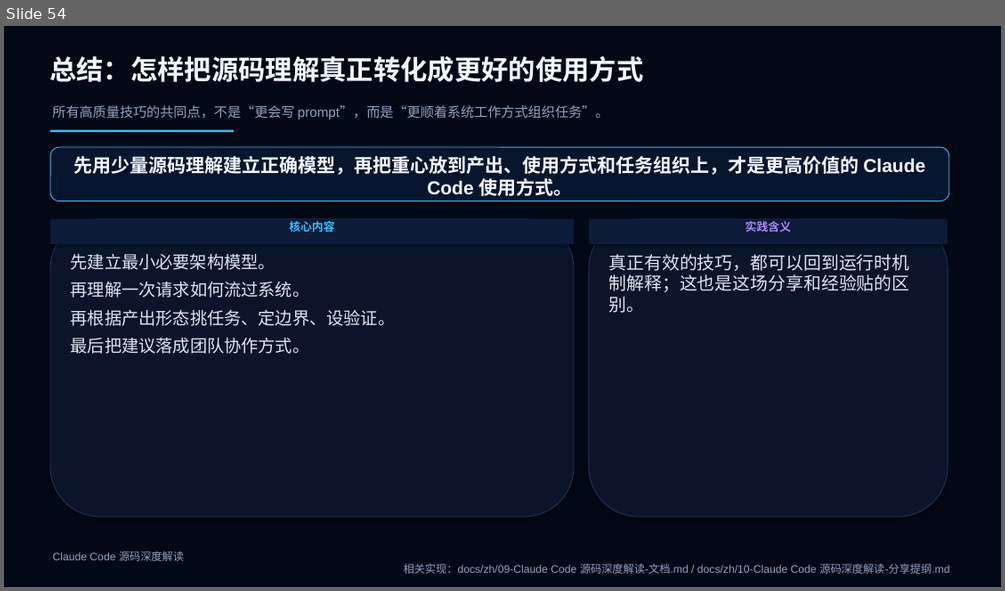
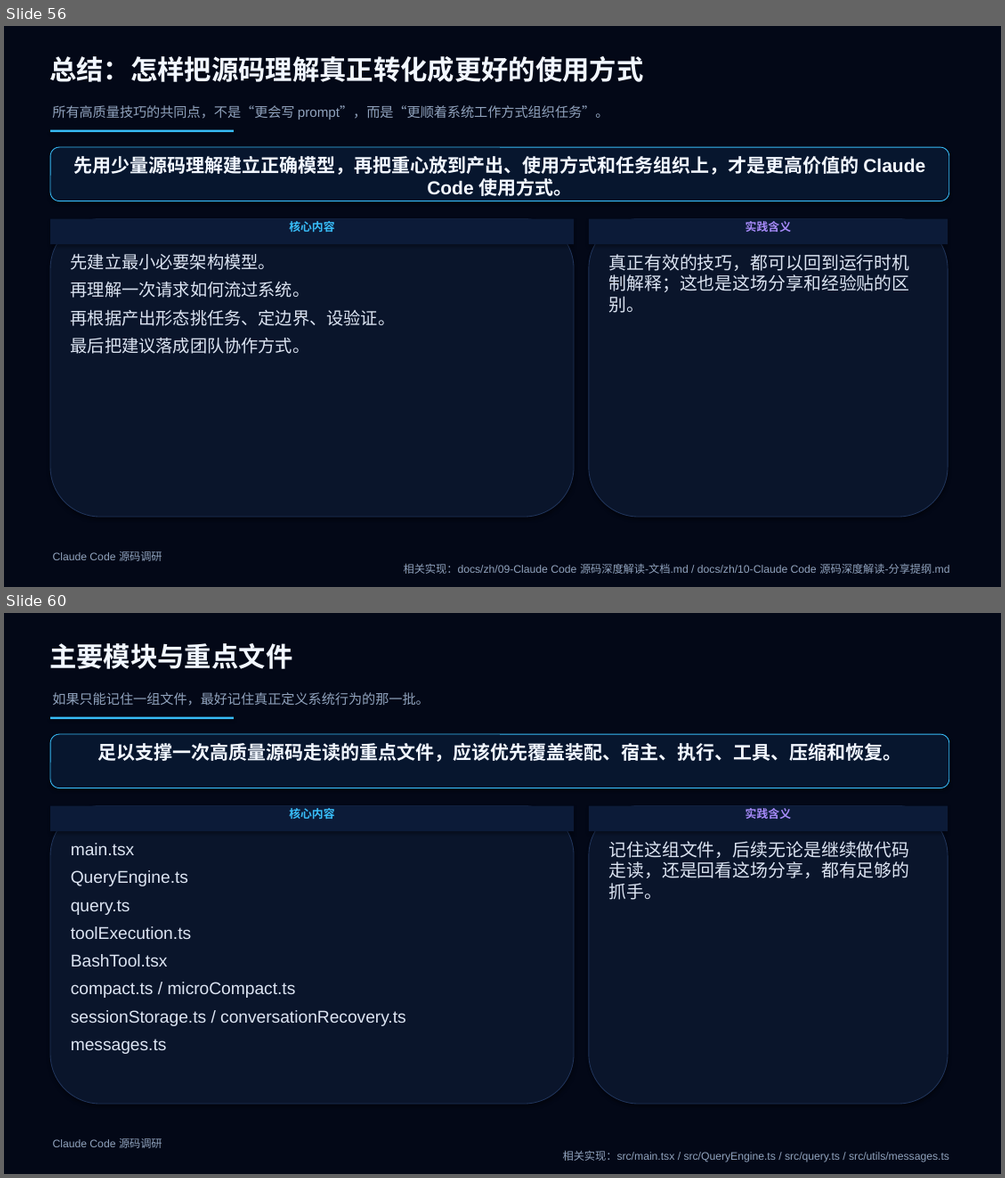
Before and after one commit to boboliu-1010/ccode, a slide deck: docs/zh/10-Claude Code 源码深度解读.pptx. Shown one above the other, each under a label of ours: slide 54 before the commit, slides 56 and 60 after it; the slides between them are not shown. The pictures are 1005x591 and 1005x1178 pixels, drawn with LibreOffice and Linux fonts; fonts in the diff are those of the drawing. Boxes give left, top, right and bottom in pixels: in the first picture for what was removed or moved away, otherwise in the second. Text is boxed around its words. In the diff, an @@ line names an element or a change of style, - is before the commit and + after.

```diff
--- a/docs/zh/10-Claude Code 源码深度解读.pptx
+++ b/docs/zh/10-Claude Code 源码深度解读.pptx
@@ slide 60 added at <box>4,613,1001,1174</box>, background #030817 @@
@@ text added at <box>49,643,292,669</box>, 26 pt, text #F2F7FF, bold @@
+主要模块与重点文件
@@ text added at <box>52,692,429,706</box>, 13 pt, text #90A2BC @@
+如果只能记住一组文件，最好记住真正定义系统行为的那一批。
@@ rectangle added at <box>50,717,234,719</box>, fill #38BDF8 @@
@@ rounded rectangle added at <box>50,734,949,788</box>, fill #07162E, outline #38BDF8 0.75 pt, 18 pt, text #F2F7FF, bold @@
+足以支撑一次高质量源码走读的重点文件，应该优先覆盖装配、宿主、执行、工具、压缩和恢复。
@@ rounded rectangle added at <box>50,806,574,1103</box>, fill #0A152B, outline #20345A 0.75 pt @@
@@ rectangle added at <box>50,806,574,831</box>, fill #0C1B38, 11 pt, text #38BDF8, bold @@
+核心内容
@@ rounded rectangle added at <box>589,806,947,1103</box>, fill #0A152B, outline #20345A 0.75 pt @@
@@ rectangle added at <box>589,806,947,831</box>, fill #0C1B38, 11 pt, text #A78BFA, bold @@
+实践含义
@@ text added at <box>71,843,406,1054</box>, 16.5 pt, text #DCE4F2 @@
+main.tsx
+QueryEngine.ts
+query.ts
+toolExecution.ts
+BashTool.tsx
+compact.ts / microCompact.ts
+sessionStorage.ts / conversationRecovery.ts
+messages.ts
@@ text added at <box>609,841,910,900</box>, 17 pt, text #DCE4F2 @@
+记住这组文件，后续无论是继续做代码走读，还是回看这场分享，都有足够的抓手。
@@ text added at <box>53,1138,949,1162</box>, 10.5 pt, text #90A2BC @@
+Claude Code 源码调研
+相关实现：src/main.tsx / src/QueryEngine.ts / src/query.ts / src/utils/messages.ts
@@ what was slide 54 is now slide 56 @@
@@ slide 56 changed as well @@
@@ text at <box>53,551,162,561</box>: text changed @@
-Claude Code 源码深度解读
+Claude Code 源码调研
```
Also in this commit, not shown: 53 other slides changed, 5 other slides added, 1 other file.
